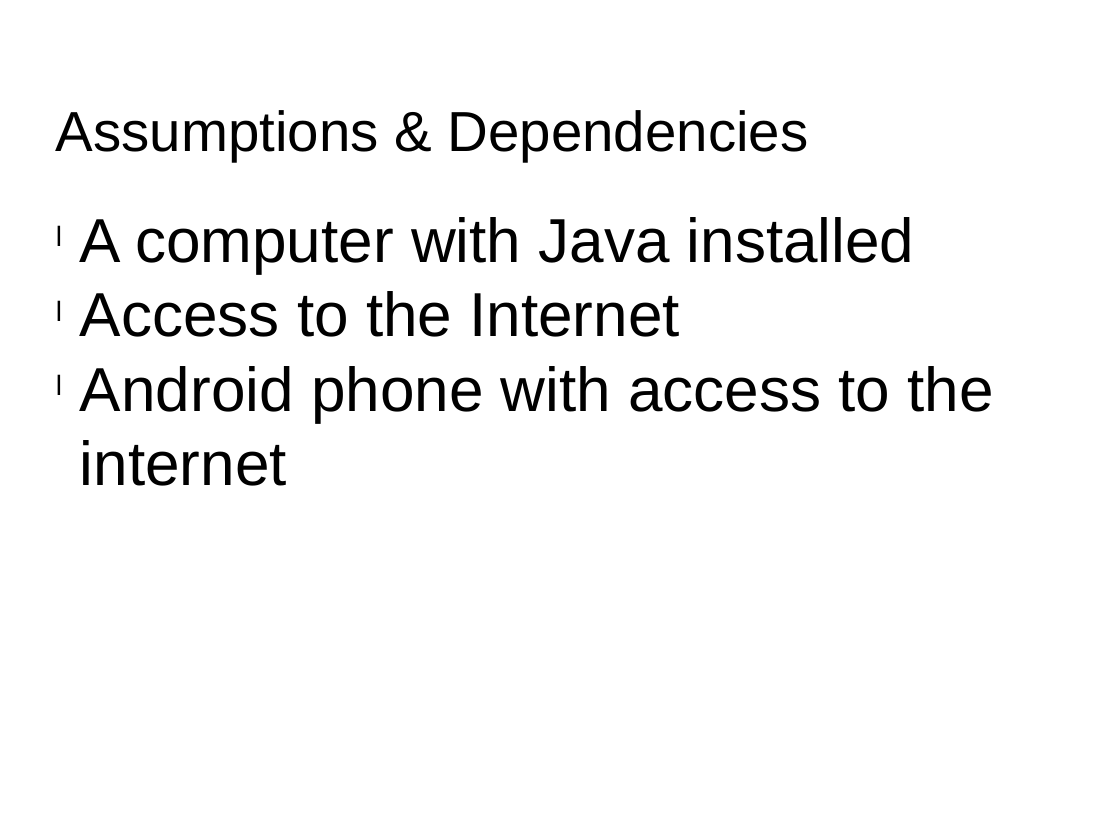
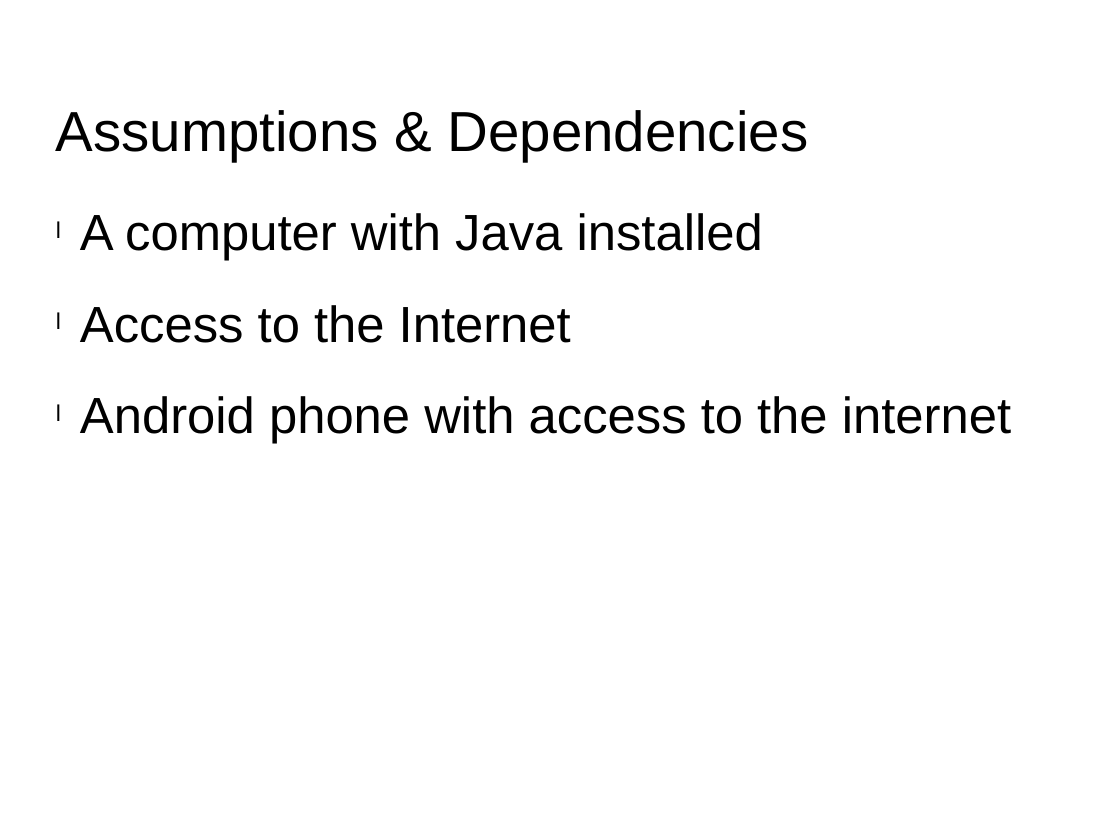
Before and after one commit to Matzkee/TeamProject, a slide deck: slide 4 of Documents/Team G - Design Presentation & Document.pptx. Drawn at 1120x840 pixels with LibreOffice and Linux fonts; fonts in the diff are those of the drawing; background and template pictures are left out. Boxes give left, top, right and bottom in pixels: in the first picture for what was removed or moved away, otherwise in the second. Text is boxed around its words. In the diff, an @@ line names an element or a change of style, - is before the commit and + after.

```diff
--- a/Documents/Team G - Design Presentation & Document.pptx
+++ b/Documents/Team G - Design Presentation & Document.pptx
@@ text "A computer with Java installed" at bbox=[80, 213, 1011, 444]: size 44 to 36 pt @@
```
Also in this commit, not shown: 7 other slides changed, 3 slides added, 10 other files.
